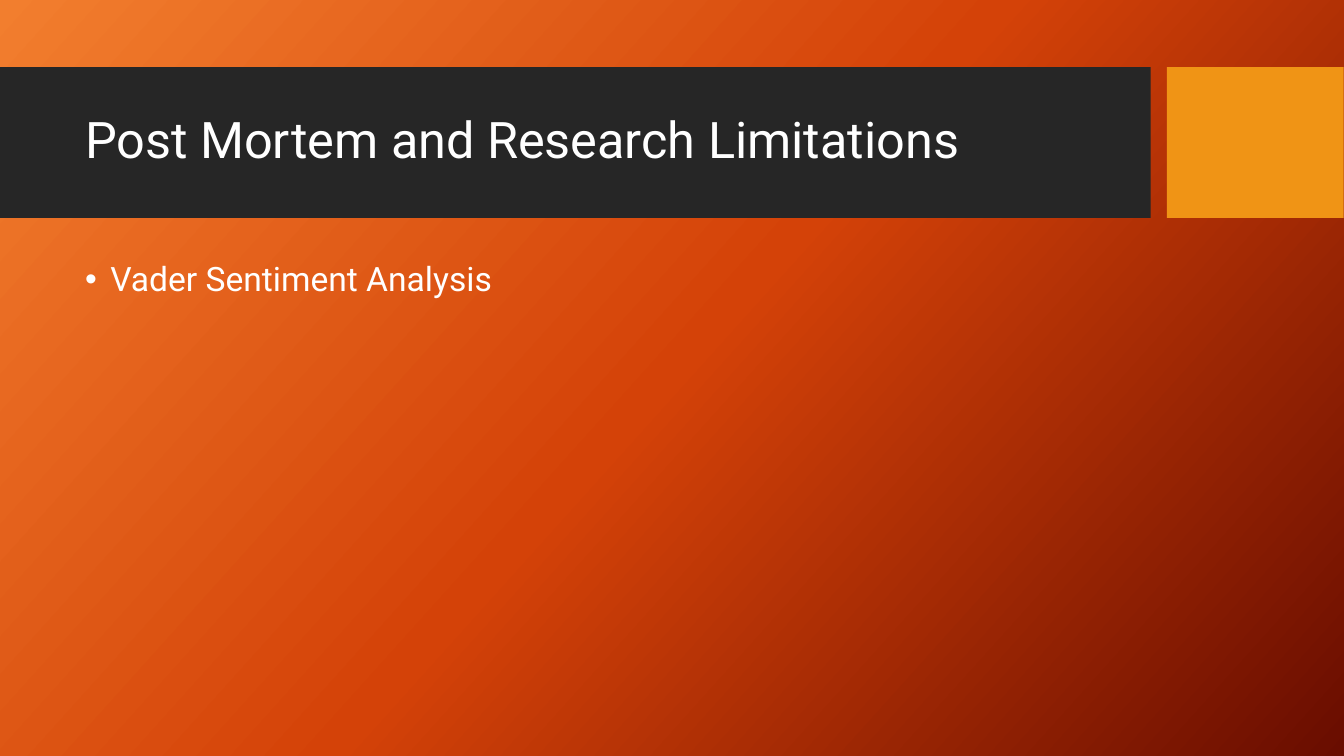
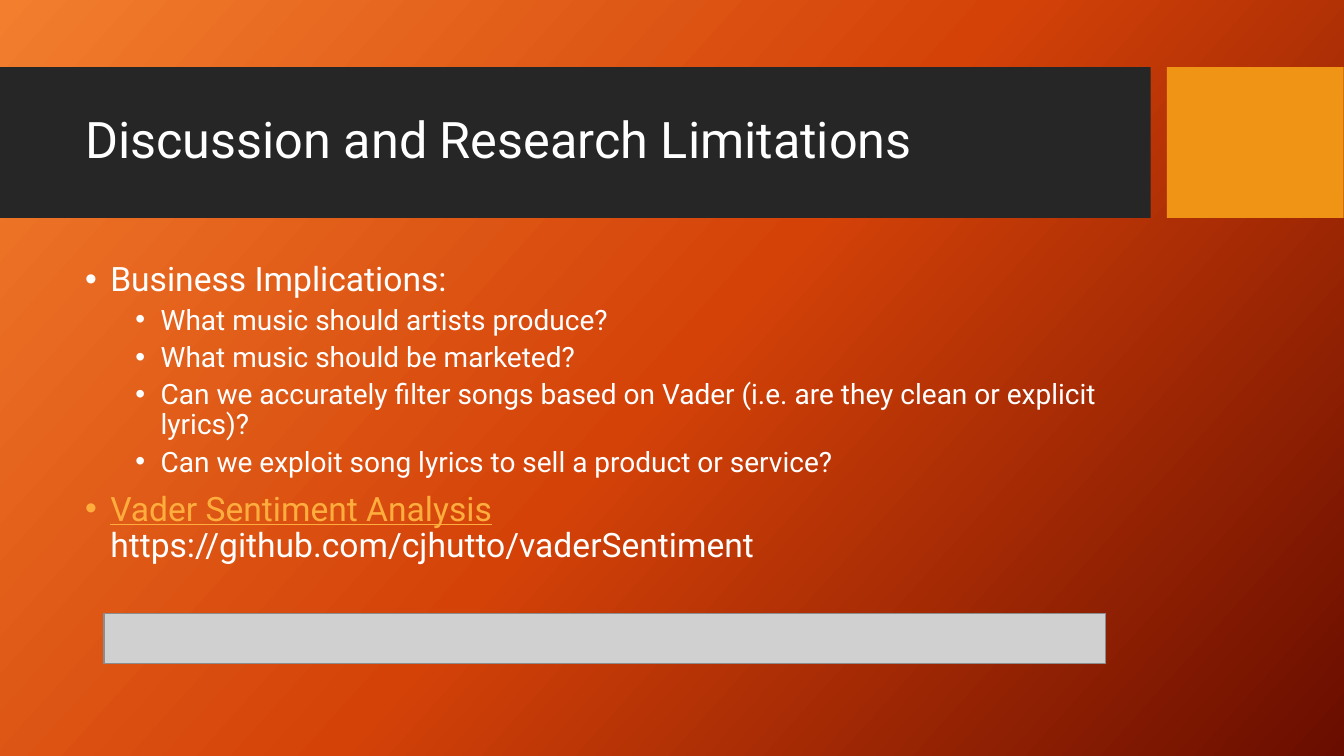
Before and after one commit to RichMoe1/Team3, a slide deck: slide 12 of Draft Presentation.pptx (slide 9 before the commit). Drawn at 1344x756 pixels with LibreOffice and Linux fonts; fonts in the diff are those of the drawing; grey boxes stand for pictures; background and template pictures are left out. Boxes give left, top, right and bottom in pixels: in the first picture for what was removed or moved away, otherwise in the second. Text is boxed around its words. In the diff, an @@ line names an element or a change of style, - is before the commit and + after.

Commit message:
updated presentation plus vader examples notebook

```diff
--- a/Draft Presentation.pptx
+++ b/Draft Presentation.pptx
@@ title at (85, 120, 912, 159): text changed @@
-Post Mortem and Research Limitations
+Discussion and Research Limitations
@@ text at (110, 265, 1096, 564): text changed; size 24 to 20 pt @@
-• Vader Sentiment Analysis
+• Business Implications:
+  • What music should artists produce?
+  • What music should be marketed?
+  • Can we accurately filter songs based on Vader (i.e. are they clean or explicit lyrics)?
+  • Can we exploit song lyrics to sell a product or service?
+• Vader Sentiment Analysis https://github.com/cjhutto/vaderSentiment
@@ picture added at (104, 613, 1106, 663) @@
```
Also in this commit, not shown: 6 other slides changed, 3 slides added, 2 other files.
